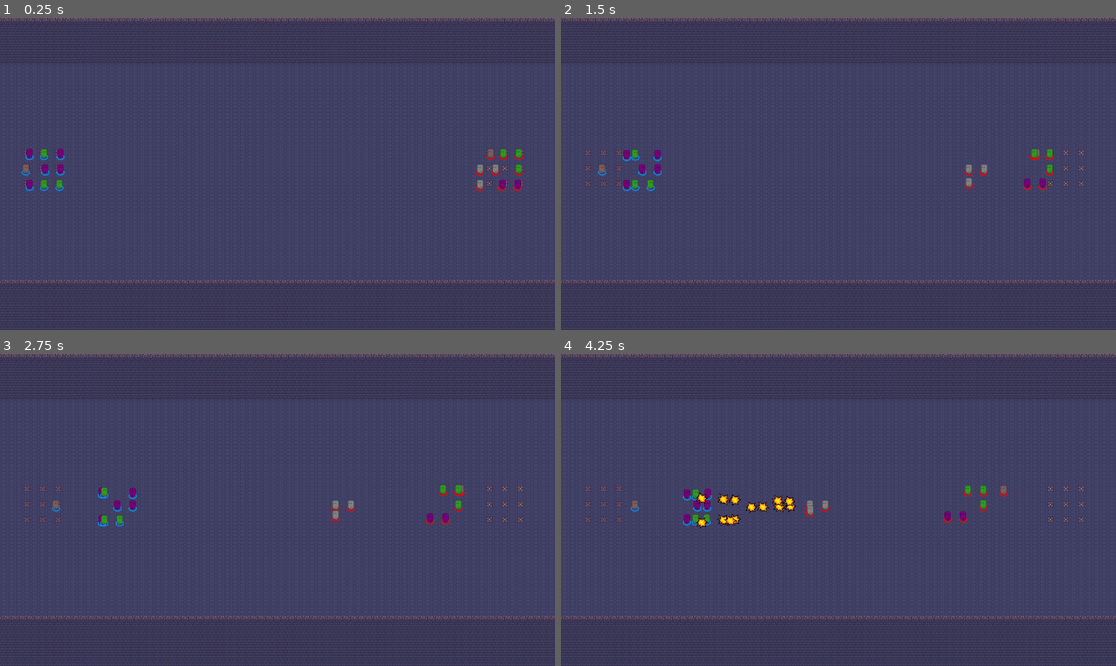
Above: before the commit, frames 1-4 (two rows, left to right).
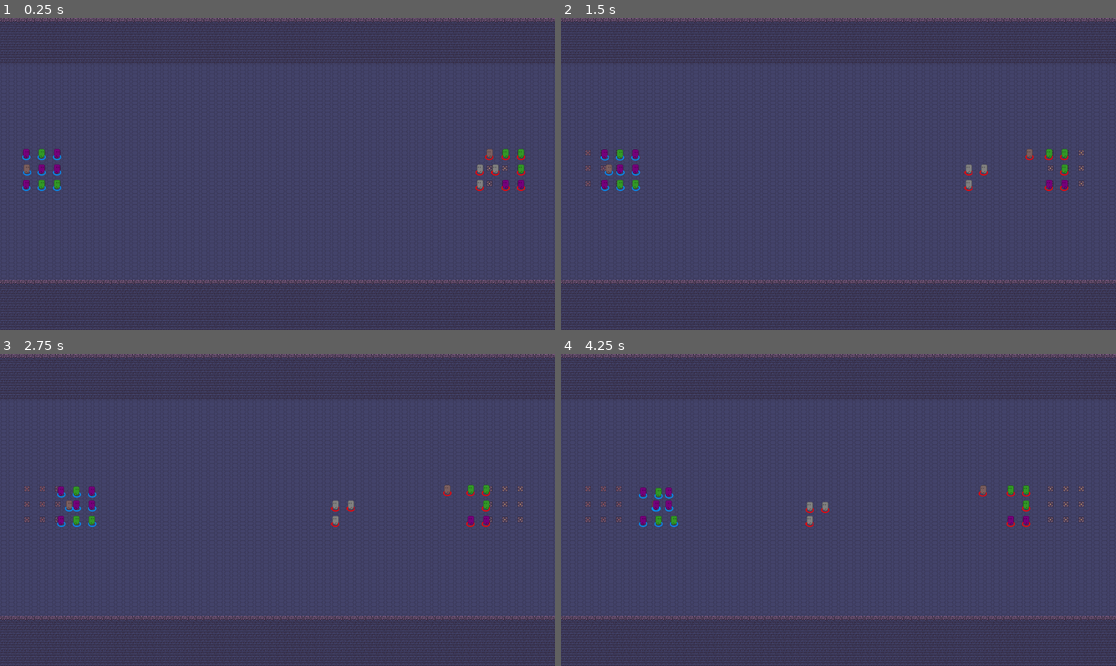
Above: after the commit, the same moments.

Repository: FontysRyan/PizzaProject1St2
Game: Godot game, scene res://Scenes/Combat test/TestScene_Combat.tscn
The game is run twice, just before and just after one commit, with the same random seed, the same clock (stepped at 60 frames per second) and the same inputs. This scene is started directly instead of the project's main scene.
Inputs (mouse positions are in pixels of both pictures, inside the frame that each line leads up to):
- Up to frame 1 (0.25 s): no input
- Up to frame 2 (1.5 s): move the mouse to (960, 158) at 0.52 s; click (960, 158) at 0.67 s; drag from (727, 189) to (622, 152) at 1.27 s
- Up to frame 3 (2.75 s): move the mouse to (333, 441) at 2.02 s; click (333, 441) at 2.17 s
- Up to frame 4 (4.25 s): drag from (810, 572) to (666, 491) at 2.77 s; move the mouse to (1005, 556) at 3.52 s; click (1005, 556) at 3.67 s

The runs differ from the first frame. In frame 1, 0.7% of the frame differs, in the area x 3-95%, y 41-56%; in frame 2, 1.0%; in frame 3, 1.2%; in frame 4, 1.7%, in the area x 12-85%, y 42-57%.

Commit message:
Balance unit stats and refactor combat logic
Adjusted movement speed, attack speed, and HP for Archer, Knight, Pirate, and Warrior units to improve game balance. Refactored combat logic in test_unit.gd to use take_damage method for melee attacks, moved attack cooldown update, and added a basic combat log function. Commented out debug prints and removed redundant code for cleaner output.

Diff:
--- a/Resources/units/Archer.tres
+++ b/Resources/units/Archer.tres
@@ -6,8 +6,7 @@
 script = ExtResource("1_8uu6i")
 type = "ranged"
 description = "weaker unit but shoots arrows faster"
-attack_speed = 0.8
-movement_speed = 50.0
+movement_speed = 29.0
 damage = 17.0
 crit_chance = 20.0
 crit_modifier = 1.5
--- a/Resources/units/Knight.tres
+++ b/Resources/units/Knight.tres
@@ -5,8 +5,8 @@
 [resource]
 script = ExtResource("1_gno8c")
 type = "melee"
-max_hp = 60.0
-movement_speed = 25.0
+max_hp = 120.0
+movement_speed = 35.0
 damage = 6.0
 crit_chance = 5.0
 crit_modifier = 2.0
--- a/Resources/units/Pirate.tres
+++ b/Resources/units/Pirate.tres
@@ -5,9 +5,9 @@
 [resource]
 script = ExtResource("1_bk1no")
 max_hp = 30.0
-attack_speed = 1.5
+attack_speed = 2.5
 attack_amount = 2
-movement_speed = 60.0
+movement_speed = 29.0
 damage = 14.0
 crit_chance = 10.0
 crit_modifier = 1.5
--- a/Resources/units/Warrior.tres
+++ b/Resources/units/Warrior.tres
@@ -5,7 +5,7 @@
 [resource]
 script = ExtResource("1_7iqum")
 type = "melee"
-max_hp = 40.0
+max_hp = 50.0
 attack_speed = 1.0
 movement_speed = 120.0
 damage = 15.0
--- a/Scenes/Combat test/fireball_light.gd
+++ b/Scenes/Combat test/fireball_light.gd
@@ -21,7 +21,7 @@
 
 func _on_body_entered(body):
 	# Ignore enemies and non-collisions
-	print("I GOT YOU")
+	#print("I GOT YOU")
 	if body.has_method("take_damage"):
 		body.take_damage(damage)
 		queue_free()
--- a/Scenes/Combat test/test_unit.gd
+++ b/Scenes/Combat test/test_unit.gd
@@ -22,7 +22,7 @@
 
 	if faction == 1:
 		name = "Player_" + file_name + "_unit"
-		stats.attack_speed += 0.1
+
 	else:
 		name = "Enemy_" + file_name + "_unit"
 	Current_hp = stats.max_hp
@@ -76,7 +76,6 @@
 
 	# Update cooldown timer
 	time_since_last_target += delta
-	time_since_last_attack += delta
 
 	# Only pick a new target if cooldown has passed
 	if time_since_last_target >= target_cooldown or target == null or not is_instance_valid(target):
@@ -95,6 +94,7 @@
 		velocity = direction * stats.movement_speed
 	else:
 		velocity = Vector2.ZERO
+		time_since_last_attack += delta
 		if time_since_last_attack >= stats.attack_speed or target == null or not is_instance_valid(target):
 			time_since_last_attack = 0.0
 			_on_target_in_range()
@@ -140,7 +140,8 @@
 	# Basic attack printout
 	if stats.type == "melee":
 			# Deal damage
-		target.Current_hp -= stats.damage
+		if target.has_method("take_damage"):
+			target.take_damage(stats.damage)
 		#print(target.name, " HP:", target.Current_hp, "/", target.stats.max_hp)
 		#print(name, " has stabbed ", target.name)
 	else:
@@ -148,10 +149,10 @@
 		#print(name, " has shot ", target.name)
 
 	# Check for death
-	if target.Current_hp <= 0:
-		#print(target.name, " has been defeated!")
-		target.queue_free()
-		target = null
+	#if target.Current_hp <= 0:
+		##print(target.name, " has been defeated!")
+		#target.queue_free()
+		#target = null
 func on_shoot():
 
 	var i = 0
@@ -175,8 +176,13 @@
 		i += 1
 
 func take_damage(amount):
-	print(name, " took ", amount, " damage!")
+	#print(name, " took ", amount, " damage!")
 	Current_hp -= amount
+
 	if Current_hp <= 0:
+		Log_combat(1,amount)
 		queue_free()
 	# TODO: Subtract health, trigger animation, check death, etc.
+
+func Log_combat(event, ammount):
+	print("COMBAT LOG: event " , event, " caused ", ammount, " damage")
